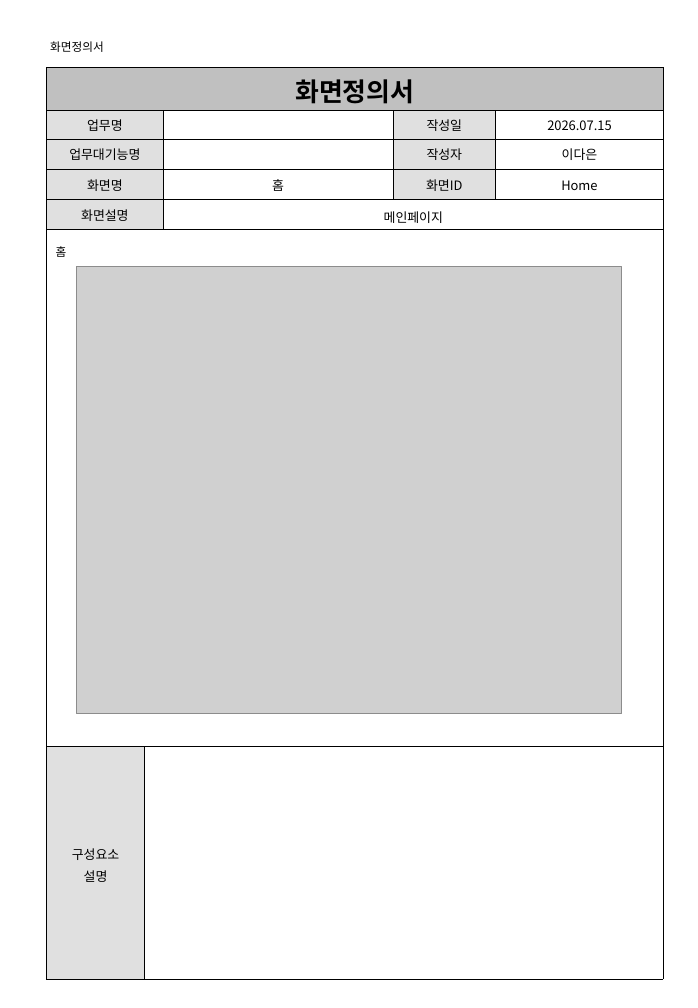
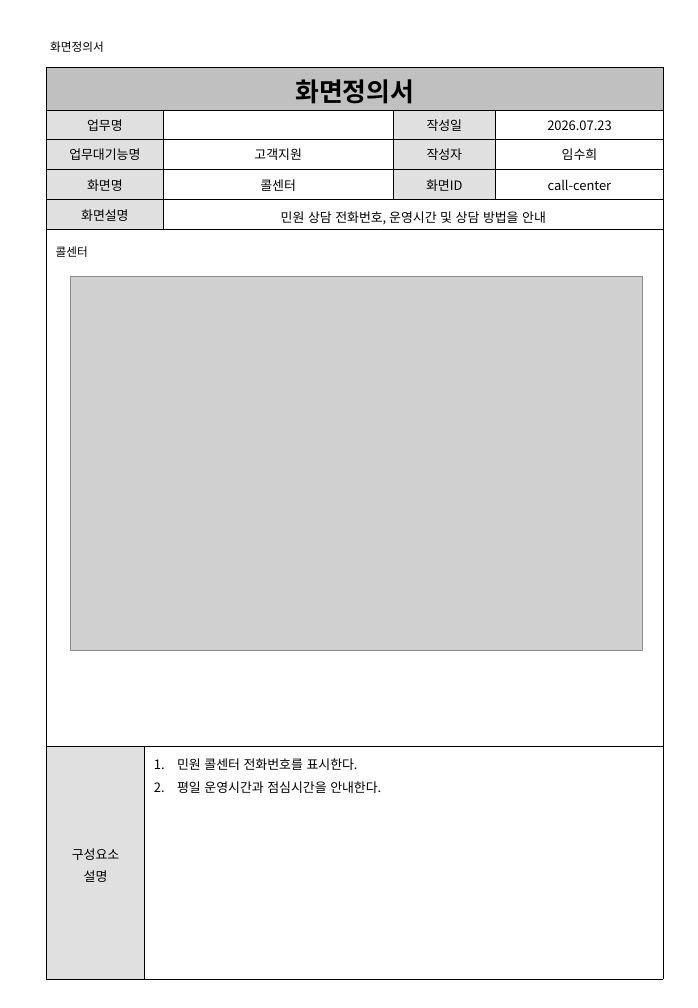
Before and after one commit to shintra0070-commits/PROJECT, a slide deck: slide 12 of 민원 업무 자동화 플랫폼/PROJECT/산출물/03_화면정의서.ppt (slide 3 before the commit). Drawn at 698x1008 pixels with LibreOffice and Linux fonts; fonts in the diff are those of the drawing; grey boxes stand for pictures. Boxes give left, top, right and bottom in pixels: in the first picture for what was removed or moved away, otherwise in the second. Text is boxed around its words. In the diff, an @@ line names an element or a change of style, - is before the commit and + after.

Commit message:
민원 업무 자동화 플랫폼

```diff
--- a/민원 업무 자동화 플랫폼/PROJECT/산출물/03_화면정의서.ppt
+++ b/민원 업무 자동화 플랫폼/PROJECT/산출물/03_화면정의서.ppt
@@ table at bbox=[47, 67, 664, 979] @@
-row 2, column 5: 2026.07.15
+row 2, column 5: 2026.07.23
-row 3, column 3: 
+row 3, column 3: 고객지원
-row 3, column 5: 이다은
+row 3, column 5: 임수희
-row 4, column 3: 홈
+row 4, column 3: 콜센터
-row 4, column 5: Home
+row 4, column 5: call-center
-row 5, column 3: 메인페이지
+row 5, column 3: 민원 상담 전화번호, 운영시간 및 상담 방법을 안내
-row 7, column 2: 
+row 7, column 2: 민원 콜센터 전화번호를 표시한다. / 평일 운영시간과 점심시간을 안내한다.
@@ text at bbox=[56, 246, 88, 257]: text changed @@
-홈
+콜센터
@@ picture: place and size @@
-picture at bbox=[76, 266, 622, 714]
+picture at bbox=[71, 276, 643, 651]
```
Also in this commit, not shown: 17 other slides changed, 2 slides added, 7 slides removed.
